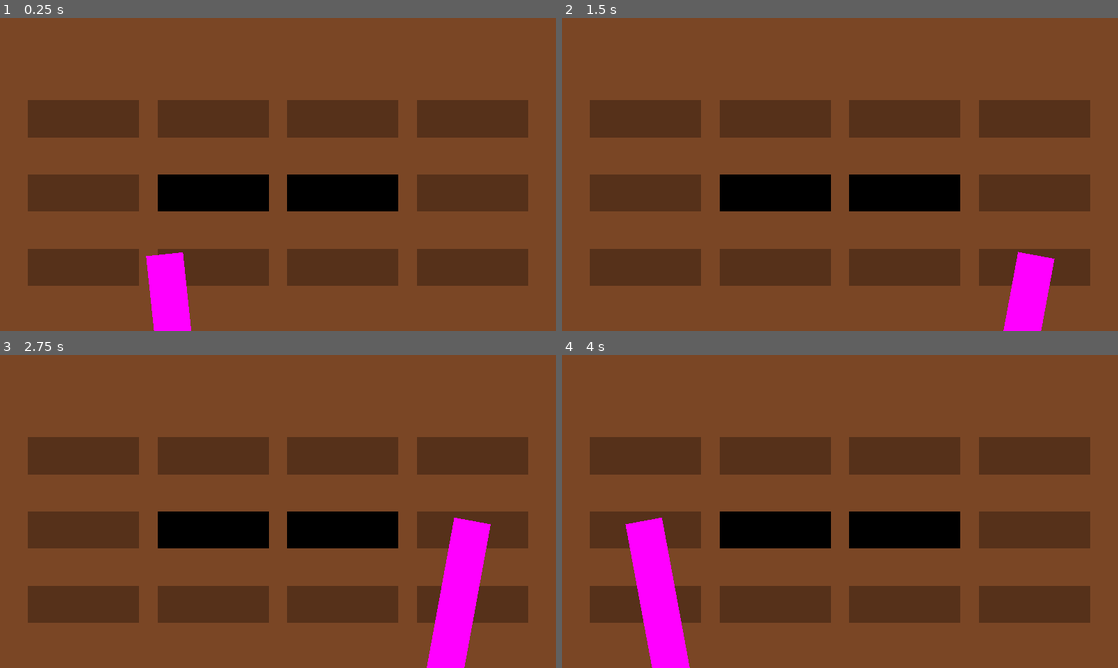
Above: before the commit, frames 1-4 (two rows, left to right).
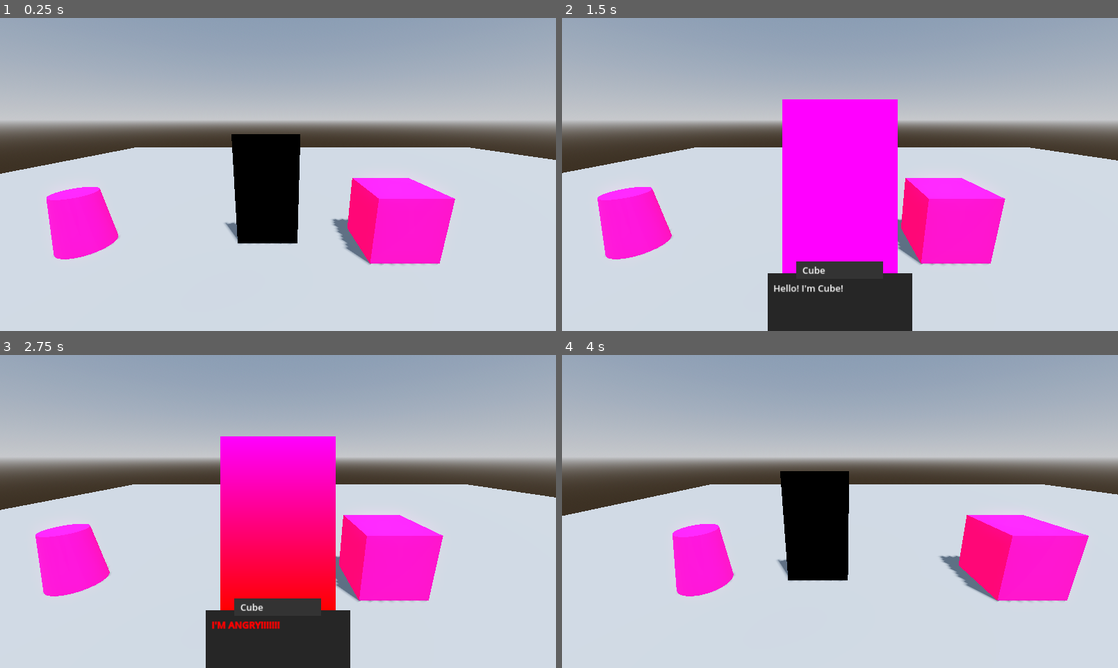
Above: after the commit, the same moments.

Repository: OIIOIIOI/gwj-79-v2
Game: Godot game, scene res://scenes/main/main.tscn
The game is run twice, just before and just after one commit, with the same random seed, the same clock (stepped at 60 frames per second) and the same inputs. Before the commit the project starts from res://scenes/mini_games/memory/memory.tscn.
Inputs:
- Up to frame 1 (0.25 s): no input
- Up to frame 2 (1.5 s): hold Right (move_right) 0.53-1.28 s; tap E (action) at 0.6, 1.35 s; hold Down (move_down) from 1.28 s (still down)
- Up to frame 3 (2.75 s): release Down (move_down) at 2.03 s; hold Right (move_right) from 2.03 s (still down); tap E (action) at 2.1 s
- Up to frame 4 (4 s): release Right (move_right) at 2.78 s; hold Up (move_up) 2.78-3.53 s; tap E (action) at 2.85, 3.6 s; hold Left (move_left) from 3.53 s (still down)

The runs differ from the first frame. In frame 1, 99% of the frame differs, in the area x 0-100%, y 0-100%; in frame 2, 100%; in frame 3, 100%; in frame 4, 99%.

Commit message:
memory ok, scene loading action

Diff:
--- a/autoload/game_events.gd
+++ b/autoload/game_events.gd
@@ -11,5 +11,7 @@
 	match action.type:
 		Action.ACTION_TYPE.AddStep:
 			step_added.emit(action.value)
+		Action.ACTION_TYPE.LoadScene:
+			SceneTransition.transition_to(action.value)
 		_:
 			print("Unknown Action type: ", action.type, " with value: ", action.value)
--- a/autoload/scene_transition.gd
+++ b/autoload/scene_transition.gd
@@ -2,6 +2,17 @@
 
 
 signal transition_halfway
+
+
+const SCENE_TITLE := "scene_title"
+const SCENE_MAIN := "scene_main"
+const SCENE_MEMORY := "scene_memory"
+
+const scenes: Dictionary = {
+	SCENE_TITLE: preload("res://scenes/ui/title_screen/title_screen.tscn"),
+	SCENE_MAIN: preload("res://scenes/main/main.tscn"),
+	SCENE_MEMORY: preload("res://scenes/mini_games/memory/memory.tscn"),
+}
 
 
 var skip_emit = false
@@ -36,19 +47,6 @@
 	get_tree().change_scene_to_packed(scene)
 
 
-#func transition_to_location(location: GameEnums.WARP_LOCATION):
-	transition()
-
-	await transition_halfway
-
-	get_tree().paused = false
-
-	#match location:
-		#0: get_tree().change_scene_to_packed(location_town_square)
-		#1: get_tree().change_scene_to_packed(location_library)
-		#_: get_tree().change_scene_to_packed(title_scene)
-
-
-func transition_to_title():
-	#transition_to_packed(title_scene)
-	pass
+func transition_to(scene_name: String) -> void:
+	if scenes.has(scene_name):
+		transition_to_packed(scenes.get(scene_name))
--- a/project.godot
+++ b/project.godot
@@ -11,7 +11,7 @@
 [application]
 
 config/name="GWJ 79 v2"
-run/main_scene="res://scenes/mini_games/memory/memory.tscn"
+run/main_scene="res://scenes/main/main.tscn"
 config/features=PackedStringArray("4.3", "Forward Plus")
 run/max_fps=60
 
--- a/resources/action.gd
+++ b/resources/action.gd
@@ -4,6 +4,7 @@
 
 enum ACTION_TYPE {
 	AddStep,
+	LoadScene,
 }
 
 
--- a/resources/condition.gd
+++ b/resources/condition.gd
@@ -12,6 +12,7 @@
 
 
 func check() -> bool:
+	print("Check condition: ", type, " - ", value)
 	match type:
 		CONDITION_TYPE.CurrentStepIs:
 			print("CHECK CurrentStepIs: ", GameData.steps.back(), ", expected: ", value)
--- a/scenes/components/interaction_component/interaction_component.gd
+++ b/scenes/components/interaction_component/interaction_component.gd
@@ -23,18 +23,19 @@
 
 
 func on_body_entered(body: Node3D) -> void:
-	#print("on_body_entered", body.name)
+	print("on_body_entered", body.name)
 	if body is Player:
 		is_in_range = true
 
 
 func on_body_exited(body: Node3D) -> void:
-	#print("on_body_exited", body.name)
+	print("on_body_exited", body.name)
 	if body is Player:
 		is_in_range = false
 
 
 func is_valid() -> bool:
+	print("check validity: ", name, ": ", is_in_range)
 	if condition:
 		return is_in_range && condition.check()
 	return is_in_range
--- a/scenes/components/interaction_component/interaction_component.tscn
+++ b/scenes/components/interaction_component/interaction_component.tscn
@@ -6,6 +6,8 @@
 radius = 1.0
 
 [node name="InteractionComponent" type="Area3D" groups=["interactables"]]
+collision_layer = 4
+collision_mask = 2
 script = ExtResource("1_6cic1")
 
 [node name="CollisionShape3D" type="CollisionShape3D" parent="."]
--- a/scenes/components/interaction_manager/interaction_manager.gd
+++ b/scenes/components/interaction_manager/interaction_manager.gd
@@ -19,7 +19,7 @@
 
 func activate_closest_interactable() -> void:
 	var all_valid := get_valid_interactables()
-	#print("Found ", all_valid.size(), " valid interactables")
+	print("Found ", all_valid.size(), " valid interactables")
 	var closest := get_closest_interactable(all_valid)
 	if closest:
 		print("Closest: ", closest.name)
@@ -30,6 +30,7 @@
 	var valid_interactables: Array[InteractionComponent] = []
 
 	var interactables = get_tree().get_nodes_in_group(&"interactables")
+	print("interactables: ", interactables.size())
 	for interactable in interactables:
 		if interactable is InteractionComponent:
 			if interactable.is_valid():
--- a/scenes/locations/town_square/town_square.tscn
+++ b/scenes/locations/town_square/town_square.tscn
@@ -1,10 +1,11 @@
-[gd_scene load_steps=14 format=3 uid="uid://ceqi82i6u6pkp"]
+[gd_scene load_steps=18 format=3 uid="uid://ceqi82i6u6pkp"]
 
 [ext_resource type="PackedScene" uid="uid://b1ld03ghdjeed" path="res://scenes/components/interaction_component/interaction_component.tscn" id="1_7ivpw"]
 [ext_resource type="Resource" uid="uid://bjnfa1aj6pb1n" path="res://resources/dialogs/cube_dialog.tres" id="2_qdubf"]
 [ext_resource type="Resource" uid="uid://jeoopaiy6ghn" path="res://resources/dialogs/cube_dialog_2.tres" id="2_yei84"]
 [ext_resource type="Script" path="res://resources/condition.gd" id="2_ysnj1"]
 [ext_resource type="Resource" uid="uid://bjyfg7cnuen13" path="res://resources/dialogs/cube_dialog_3.tres" id="5_u1af2"]
+[ext_resource type="Script" path="res://resources/action.gd" id="6_1q3fb"]
 
 [sub_resource type="WorldBoundaryShape3D" id="WorldBoundaryShape3D_ojx1x"]
 
@@ -37,6 +38,17 @@
 type = 0
 value = "step_two"
 
+[sub_resource type="CylinderShape3D" id="CylinderShape3D_i7pdi"]
+
+[sub_resource type="CylinderMesh" id="CylinderMesh_4wmg4"]
+top_radius = 0.3
+height = 1.8
+
+[sub_resource type="Resource" id="Resource_nu502"]
+script = ExtResource("6_1q3fb")
+type = 1
+value = "scene_memory"
+
 [node name="TownSquare" type="Node3D"]
 
 [node name="Floor" type="StaticBody3D" parent="."]
@@ -50,7 +62,7 @@
 [node name="Cube" type="StaticBody3D" parent="."]
 transform = Transform3D(1, 0, 0, 0, 1, 0, 0, 0, 1, 0, 0.5, 0)
 collision_layer = 8
-collision_mask = 3
+collision_mask = 0
 
 [node name="CollisionShape3D" type="CollisionShape3D" parent="Cube"]
 shape = SubResource("BoxShape3D_mp5tw")
@@ -60,19 +72,29 @@
 surface_material_override/0 = SubResource("StandardMaterial3D_wccme")
 
 [node name="ICStepZero" parent="Cube" instance=ExtResource("1_7ivpw")]
-collision_layer = 4
-collision_mask = 2
 condition = SubResource("Resource_3v123")
 dialog = ExtResource("2_qdubf")
 
 [node name="ICStepOne" parent="Cube" instance=ExtResource("1_7ivpw")]
-collision_layer = 4
-collision_mask = 2
 condition = SubResource("Resource_3cedf")
 dialog = ExtResource("2_yei84")
 
 [node name="ICStepTwo" parent="Cube" instance=ExtResource("1_7ivpw")]
-collision_layer = 4
-collision_mask = 2
 condition = SubResource("Resource_oobxw")
 dialog = ExtResource("5_u1af2")
+
+[node name="StaticBody3D" type="StaticBody3D" parent="."]
+transform = Transform3D(1, 0, 0, 0, 1, 0, 0, 0, 1, -5, 0, 0)
+collision_layer = 8
+collision_mask = 0
+
+[node name="CollisionShape3D" type="CollisionShape3D" parent="StaticBody3D"]
+shape = SubResource("CylinderShape3D_i7pdi")
+
+[node name="MeshInstance3D" type="MeshInstance3D" parent="StaticBody3D"]
+mesh = SubResource("CylinderMesh_4wmg4")
+surface_material_override/0 = SubResource("StandardMaterial3D_wccme")
+
+[node name="ICMemory" parent="StaticBody3D" instance=ExtResource("1_7ivpw")]
+actions = Array[ExtResource("6_1q3fb")]([SubResource("Resource_nu502")])
+radius = 1.5
--- a/scenes/mini_games/memory/drawer.tscn
+++ b/scenes/mini_games/memory/drawer.tscn
@@ -131,6 +131,18 @@
 "update": 1,
 "values": [true, false]
 }
+tracks/2/type = "value"
+tracks/2/imported = false
+tracks/2/enabled = true
+tracks/2/path = NodePath("HandTarget:position")
+tracks/2/interp = 1
+tracks/2/loop_wrap = true
+tracks/2/keys = {
+"times": PackedFloat32Array(0, 0.5),
+"transitions": PackedFloat32Array(1, 1),
+"update": 1,
+"values": [Vector2(0, 128), Vector2(0, 0)]
+}
 
 [sub_resource type="AnimationLibrary" id="AnimationLibrary_05nu4"]
 _data = {
--- a/scenes/mini_games/memory/memory.gd
+++ b/scenes/mini_games/memory/memory.gd
@@ -11,8 +11,6 @@
 	Moving,
 	Opening,
 	Checking,
-	Fail,
-	Success,
 	End,
 }
 
@@ -98,7 +96,7 @@
 		move_hand(cardinal_direction)
 
 
-func _physics_process(delta: float) -> void:
+func _physics_process(_delta: float) -> void:
 	if game_state == GAME_STATE.Opening || game_state == GAME_STATE.Checking:
 		hand.global_position = current_drawer.hand_target.global_position
 
@@ -199,6 +197,15 @@
 	opened_drawers.clear()
 
 	if (count_gone_drawers() == drawers.size()):
-		print("GAME FINISHED")
+		end_game()
 	else:
 		game_state = GAME_STATE.Ready
+
+
+func end_game() -> void:
+	print("GAME FINISHED")
+	game_state = GAME_STATE.End
+
+	await get_tree().create_timer(0.5).timeout
+
+	SceneTransition.transition_to(SceneTransition.SCENE_MAIN)
